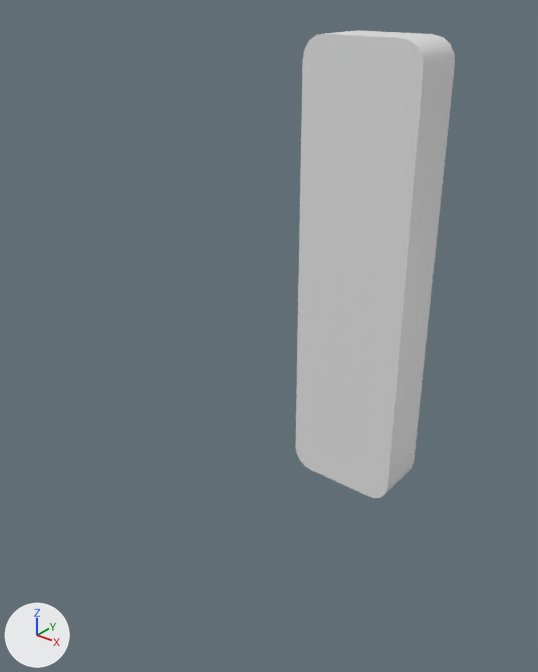
Two versions of the glTF model Data/Models/Doors/Handles/GLB/handle_06.glb, one commit apart.
One viewpoint serves both versions: a 50 mm lens placed at (0.0864, -0.1514, 0.0663), pointed at (-0.0027, -0.0401, -0.0028). Arrows for +X, +Y and +Z are at lower left; the lights stay in place. The older version comes first. Vertices at exactly the same position are counted once.

The older version as bpy lines, for what is in view:
```python
me_cube_009 = bpy.data.meshes.new('Cube.009')
me_cube_009.from_pydata(...)  # 344 vertices, 684 faces; spans x -0.0145..0.0145, y -0.0138..0.0018, z -0.0552..0.0552
me_cube_009.materials.append(mat_material)  # white #e7e7e7
ob_handle = bpy.data.objects.new('handle', me_cube_009)
ob_handle.location = (0.0, 0.0, 0.0)
```
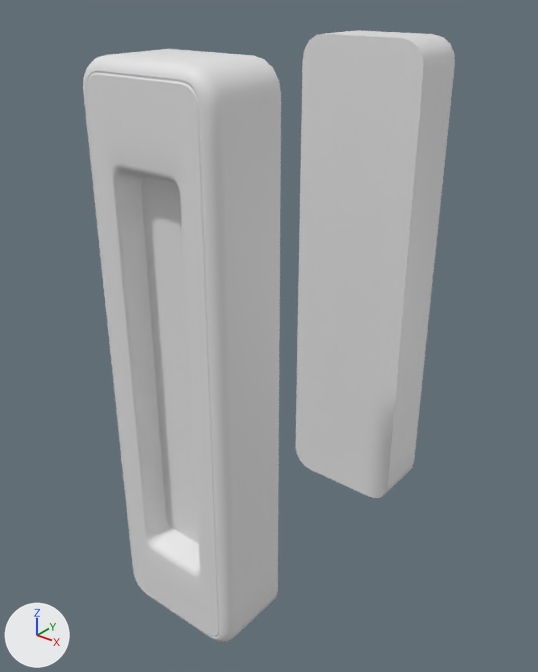
The newer file is also turned or shifted as a whole; pictures and numbers use the older file's frame.

The change in detail:
me_cube_009 is used by ob_handle; location (0.0, 0.0, 0.0).
me_cube_009 had 344 vertices, 684 faces and spanned x -0.0145..0.0145, y -0.0138..0.0018, z -0.0552..0.0552.
me_cube_009 now has 688 vertices, 1368 faces and spans x -0.0145..0.0145, y -0.0742..0.0018, z -0.0552..0.0552.
me_cube_009 part 1: the loose piece of 344 vertices spanning x -0.0145..0.0145, y -0.0138..0.0018, z -0.0552..0.0552 is copied, and the copy is mirrored in y about its middle, then moved by (0.0, -0.0604, 0.0); it spans x -0.0145..0.0145, y -0.0742..-0.0586, z -0.0552..0.0552.

What differs and where, as boxes (x1, y1, x2, y2) in the pictures (538 x 672 px):
'handle', reshaped (132% wider, 31% taller): before (295, 30, 455, 498); after (83, 30, 455, 642)
part 1 of me_cube_009, added: after (83, 49, 281, 642)
